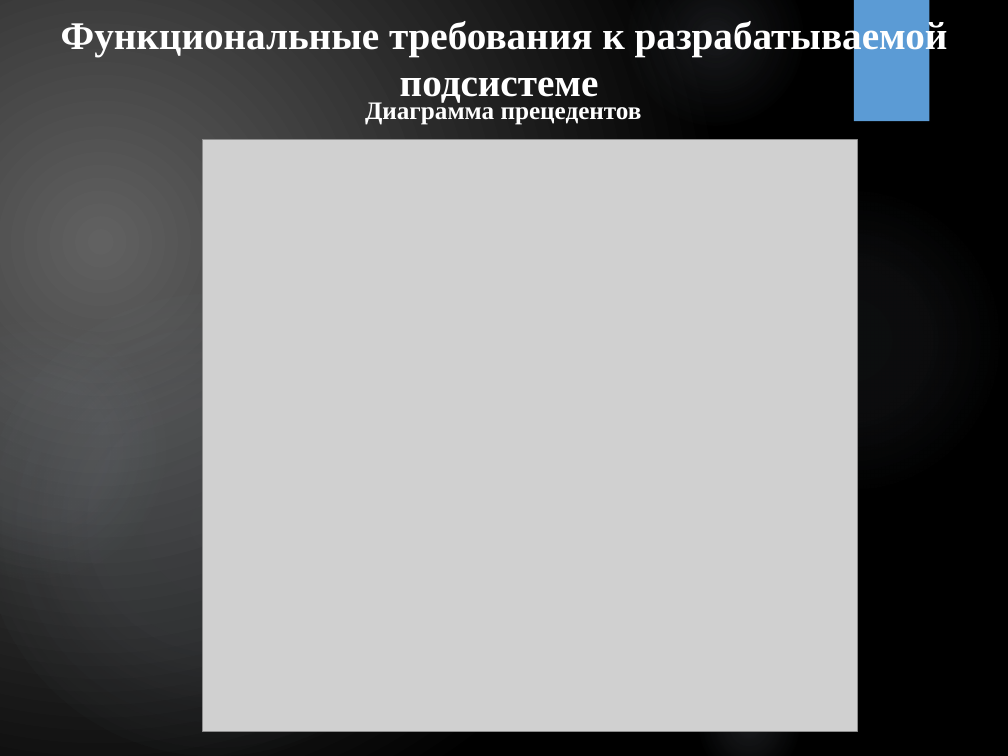
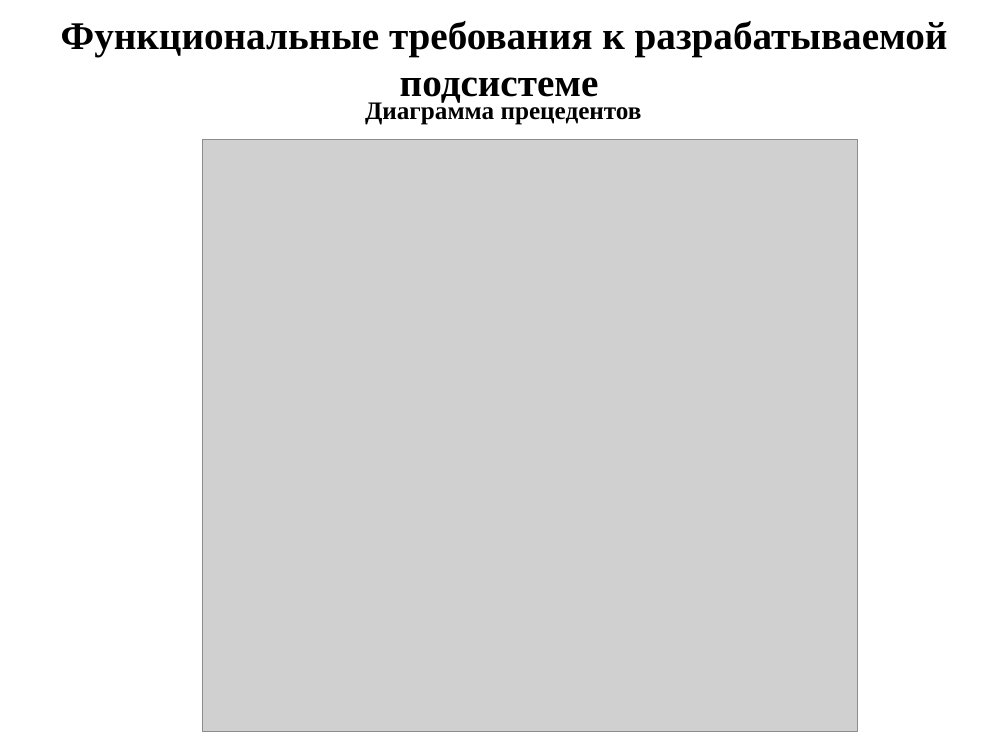
Before and after one commit to notcrimson/kursach, a slide deck: slide 5 of Курс.проект.pptx. Drawn at 1008x756 pixels with LibreOffice and Linux fonts; fonts in the diff are those of the drawing; grey boxes stand for pictures. Boxes give left, top, right and bottom in pixels: in the first picture for what was removed or moved away, otherwise in the second. Text is boxed around its words. In the diff, an @@ line names an element or a change of style, - is before the commit and + after.

```diff
--- a/Курс.проект.pptx
+++ b/Курс.проект.pptx
@@ background gradient #616161 to #000000 to #FFFFFF @@
@@ text "Функциональные требования к разрабатываемой подсистеме" at (x1=61, y1=21, x2=948, y2=103): text colour #FFFFFF to #000000 @@
@@ ellipse removed at (x1=627, y1=0, x2=803, y2=126) @@
@@ rectangle removed at (x1=854, y1=0, x2=929, y2=121) @@
@@ text "Диаграмма прецедентов" at (x1=365, y1=100, x2=642, y2=125): text colour #FFFFFF to #000000 @@
@@ ellipse removed at (x1=695, y1=184, x2=1005, y2=495) @@
@@ ellipse removed at (x1=0, y1=294, x2=445, y2=756) @@
@@ ellipse removed at (x1=0, y1=320, x2=167, y2=580) @@
@@ ellipse removed at (x1=695, y1=672, x2=803, y2=756) @@
```
Also in this commit, not shown: 13 other slides changed, 26 other files.
